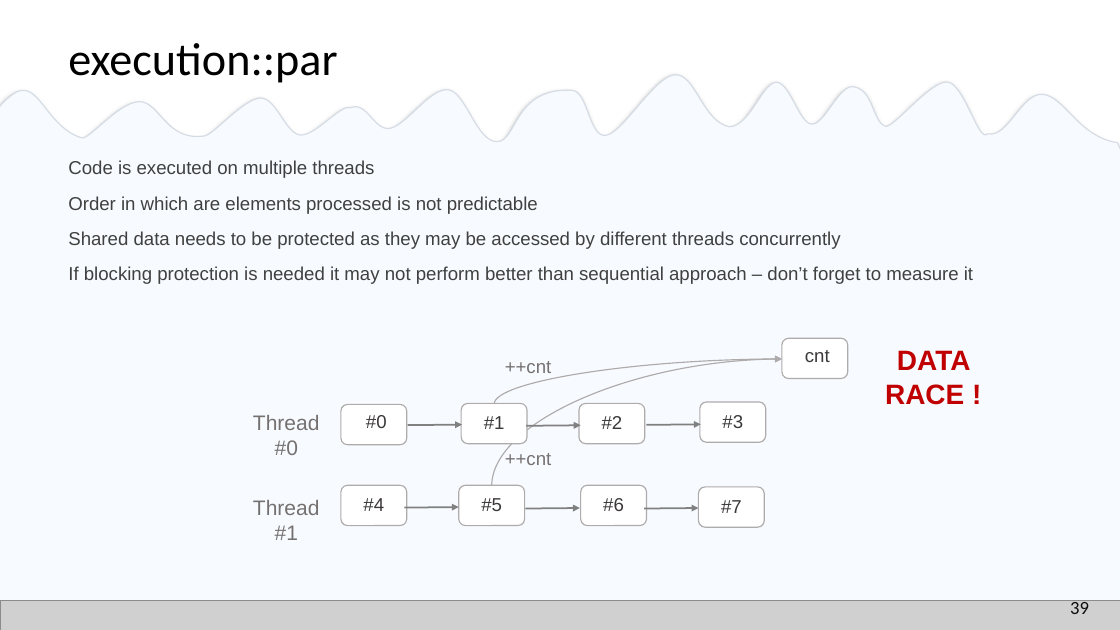
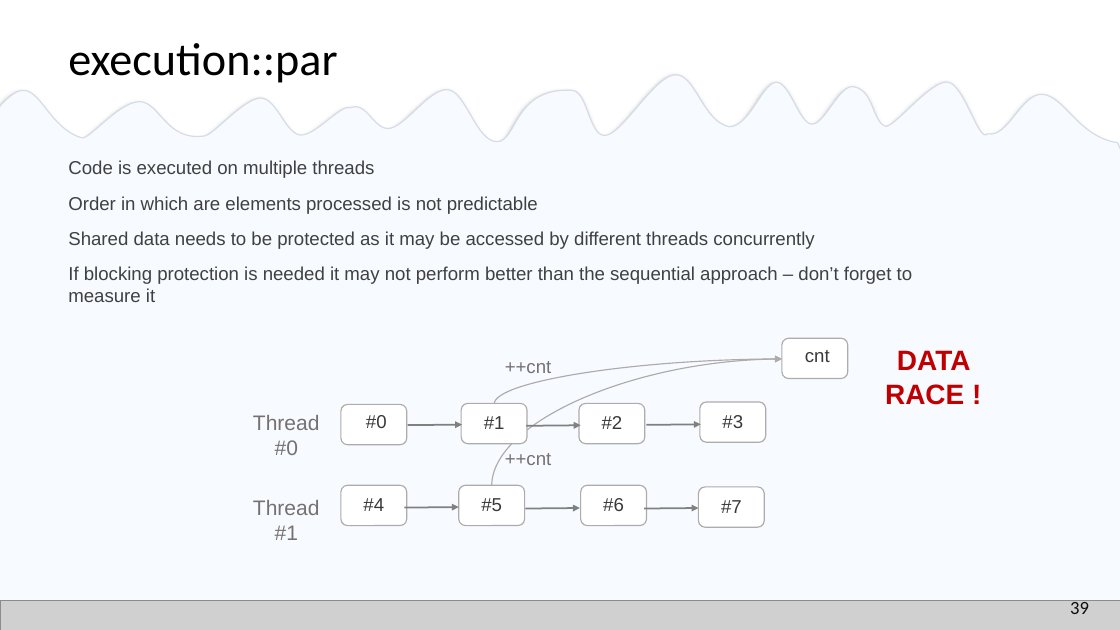
Before and after one commit to EmptySquareBubble/StoriesFromAParallelUniverse-, a slide deck: slide 40 of stories_from_a_paralel_universe.pptx. Drawn at 1120x630 pixels with LibreOffice and Linux fonts; fonts in the diff are those of the drawing; grey boxes stand for pictures. Boxes give left, top, right and bottom in pixels: in the first picture for what was removed or moved away, otherwise in the second. Text is boxed around its words. In the diff, an @@ line names an element or a change of style, - is before the commit and + after.

Commit message:
grammar

```diff
--- a/stories_from_a_paralel_universe.pptx
+++ b/stories_from_a_paralel_universe.pptx
@@ text at bbox=[68, 231, 913, 302]: text changed @@
-  Shared data needs to be protected as they may be accessed by different threads concurrently
-  If blocking protection is needed it may not perform better than sequential approach – don’t forget to measure it
+  Shared data needs to be protected as it may be accessed by different threads concurrently
+  If blocking protection is needed it may not perform better than the sequential approach – don’t forget to measure it
```
Also in this commit, not shown: 14 other slides changed.
